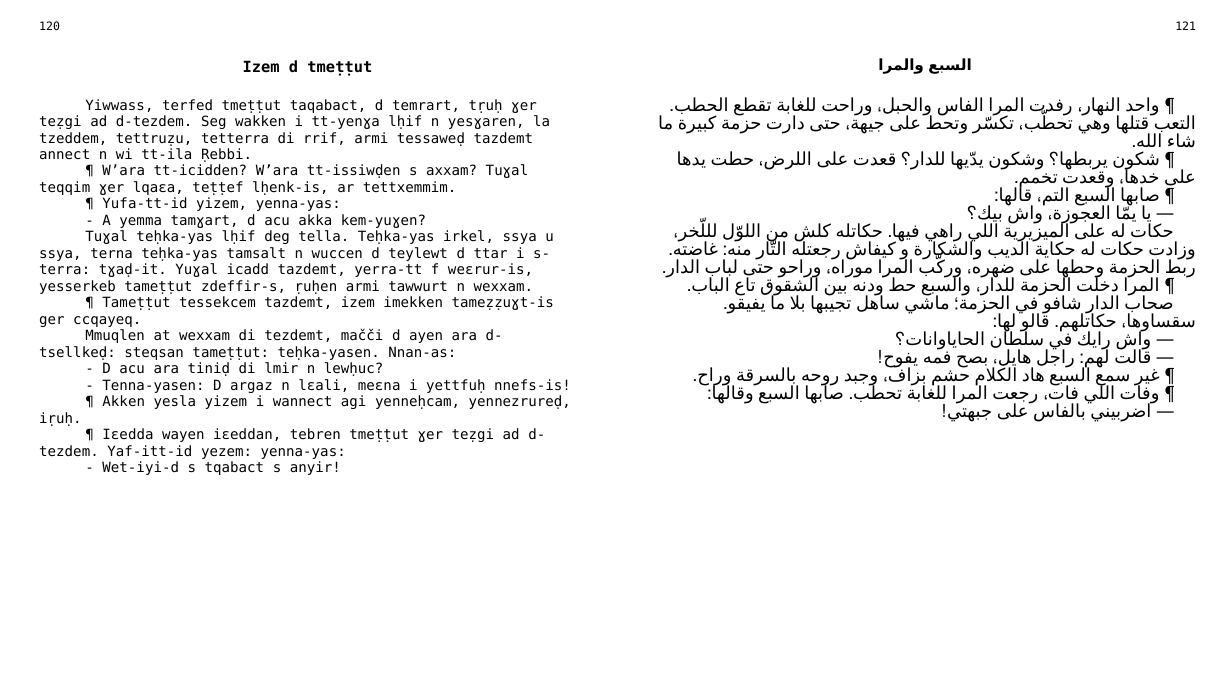
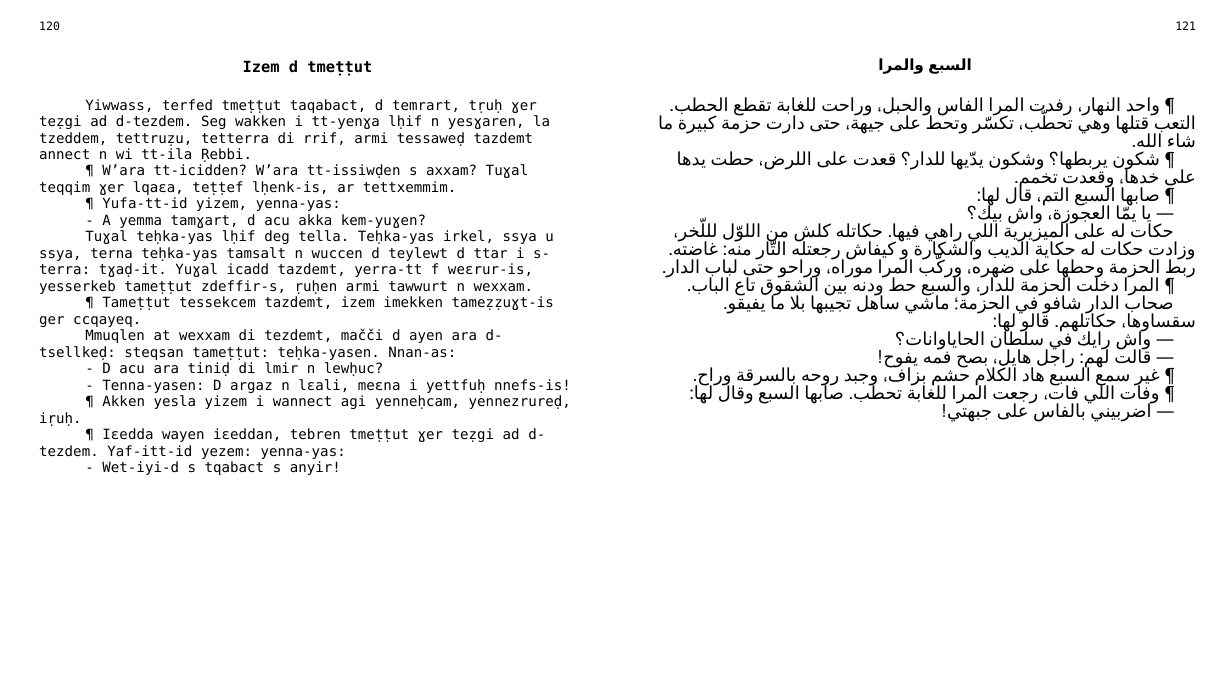
Before and after one commit to sferhah/tamacahut_n_wuccen, a slide deck: slide 56 of Uccen.ConsoleApp/uccen.arq.pptx. Drawn at 1232x693 pixels with LibreOffice and Linux fonts; fonts in the diff are those of the drawing. Boxes give left, top, right and bottom in pixels: in the first picture for what was removed or moved away, otherwise in the second. Text is boxed around its words. In the diff, an @@ line names an element or a change of style, - is before the commit and + after.

```diff
--- a/Uccen.ConsoleApp/uccen.arq.pptx
+++ b/Uccen.ConsoleApp/uccen.arq.pptx
@@ table at [30,15,1205,668] @@
-row 3, column 3: ¶ واحد النهار، رفدت المرا الفاس والحبل، وراحت للغابة تقطع الحطب. التعب قتلها وهي تحطّب، تكسّر وتحط على جيهة، حتى دارت حزمة كبيرة ما شاء الله. / ¶ شكون يربطها؟ وشكون يدّيها للدار؟ قعدت على اللرض، حطت يدها على خدها، وقعدت تخمم. / ¶ صابها السبع التم، قالها: / — يا يمّا العجوزة، واش بيك؟ / حكات له على الميزيرية اللي راهي فيها. حكاتله كلش من اللوّل لللّخر، وزادت حكات له حكاية الديب والشكارة و كيفاش رجعتله التّار منه: غاضته. ربط الحزمة وحطها على ضهره، وركّب المرا موراه، وراحو حتى لباب الدار. / ¶ المرا دخلت الحزمة للدار، والسبع حط ودنه بين الشقوق تاع الباب. / صحاب الدار شافو في الحزمة؛ ماشي ساهل تجيبها بلا ما يفيقو. سقساوها، حكاتلهم. قالو لها: / — واش رايك في سلطان الحاياوانات؟ / — قالت لهم: راجل هايل، بصح فمه يفوح! / ¶ غير سمع السبع هاد الكلام حشم بزاف، وجبد روحه بالسرقة وراح. / ¶ وفات اللي فات، رجعت المرا للغابة تحطب. صابها السبع وقالها: / — اضربيني بالفاس على جبهتي!
+row 3, column 3: ¶ واحد النهار، رفدت المرا الفاس والحبل، وراحت للغابة تقطع الحطب. التعب قتلها وهي تحطّب، تكسّر وتحط على جيهة، حتى دارت حزمة كبيرة ما شاء الله. / ¶ شكون يربطها؟ وشكون يدّيها للدار؟ قعدت على اللرض، حطت يدها على خدها، وقعدت تخمم. / ¶ صابها السبع التم، قال لها: / — يا يمّا العجوزة، واش بيك؟ / حكات له على الميزيرية اللي راهي فيها. حكاتله كلش من اللوّل لللّخر، وزادت حكات له حكاية الديب والشكارة و كيفاش رجعتله التّار منه: غاضته. ربط الحزمة وحطها على ضهره، وركّب المرا موراه، وراحو حتى لباب الدار. / ¶ المرا دخلت الحزمة للدار، والسبع حط ودنه بين الشقوق تاع الباب. / صحاب الدار شافو في الحزمة؛ ماشي ساهل تجيبها بلا ما يفيقو. سقساوها، حكاتلهم. قالو لها: / — واش رايك في سلطان الحاياوانات؟ / — قالت لهم: راجل هايل، بصح فمه يفوح! / ¶ غير سمع السبع هاد الكلام حشم بزاف، وجبد روحه بالسرقة وراح. / ¶ وفات اللي فات، رجعت المرا للغابة تحطب. صابها السبع وقال لها: / — اضربيني بالفاس على جبهتي!
```
Also in this commit, not shown: 13 other slides changed, 1 other file.
